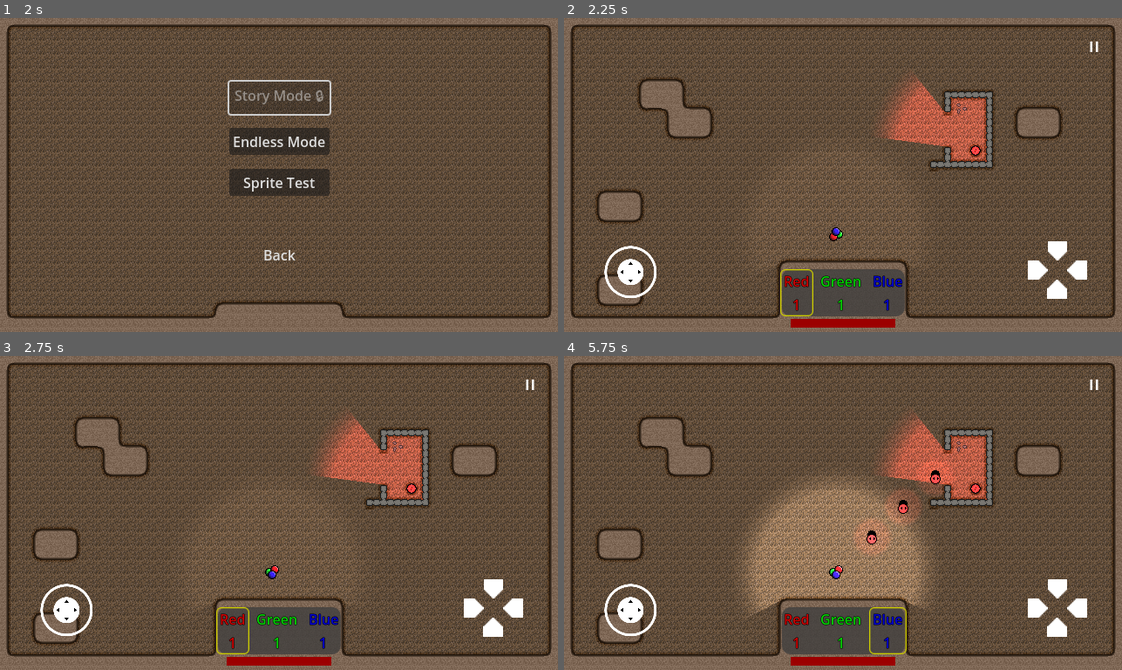
Above: before the commit, frames 1-4 (two rows, left to right).
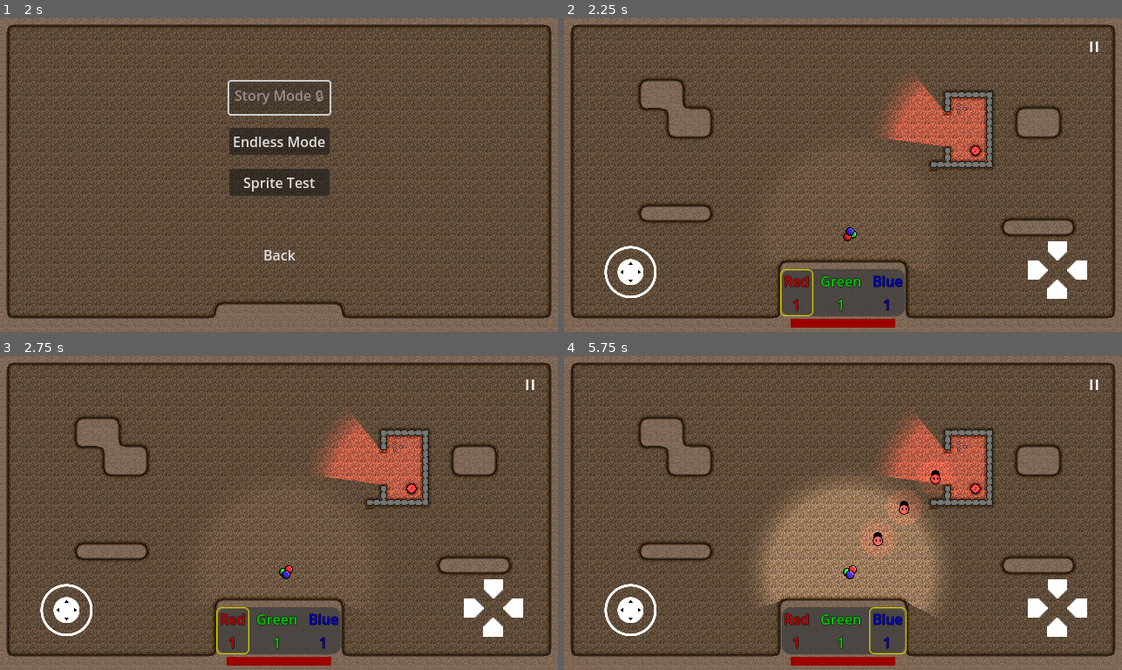
Above: after the commit, the same moments.

Repository: Degenerate-Games/shadows-below
Game: Godot game, scene res://scenes/menus/main_menu.tscn
Same seed, same stepped clock (60 frames per second), same inputs: the game is played once before the commit and once after it. Sound files missing from this copy of the repository are replaced by a short silence.
Inputs (mouse positions are in pixels of both pictures, inside the frame that each line leads up to):
- Up to frame 1 (2 s): click (279, 206) at 0.5 s; click (279, 206) at 1.25 s
- Up to frame 2 (2.25 s): click "Endless Mode" at 2 s
- Up to frame 3 (2.75 s): no input
- Up to frame 4 (5.75 s): tap Enter at 2.75 s; move the mouse to (965, 497) at 2.77 s; hold L (mixing_ui_right) 2.78-3.5 s; tap B (bake) at 2.85, 4.35 s; click (965, 497) at 2.92 s; drag from (731, 528) to (837, 572) at 3.52 s; move the mouse to (898, 443) at 4.27 s; hold L (mixing_ui_right) 4.28-5 s; drag from (815, 575) to (569, 516) at 5.02 s

Frame 1 is identical in both runs. In frame 2, 2.3% of the frame differs, in the area x 5-92%, y 54-92%; in frame 3, 2.3%; in frame 4, 4.2%, in the area x 5-92%, y 45-92%.
Error in both runs: Division by zero error in operator '/'. (res://scripts/room.gd:32)

Commit message:
Add spawn points for player

Diff:
--- a/scripts/level_generator.gd
+++ b/scripts/level_generator.gd
@@ -27,7 +27,10 @@
 	room_borders.append(Rect2i(x_tiles - 1, 0, x_tiles, y_tiles)) # Right
 	room_borders.append(Rect2i(0, y_tiles - 2, x_tiles, y_tiles)) # Bottom
 	room_borders.append(Rect2i(15, 17, 24, 21)) # Color UI
-	room_borders.append(Rect2i(17, 13, 22, 17)) # Player spawn
+	room_borders.append(Rect2i(0, y_tiles / 2 - 1, 2, y_tiles / 2 + 1)) # West Player Spawn
+	room_borders.append(Rect2i(x_tiles - 2, y_tiles / 2 - 1, x_tiles, y_tiles / 2 + 1)) # East Player Spawn
+	room_borders.append(Rect2i(x_tiles / 2 - 1, 0, x_tiles / 2 + 1, 2)) # North Player Spawn
+	room_borders.append(Rect2i(x_tiles / 2 - 1, y_tiles - 7, x_tiles / 2 + 1, y_tiles)) # South Player Spawn
 
 	obstacle_idxs = []
 	obstacle_idxs.append(1)
@@ -61,10 +64,27 @@
 	print("Drawing Room Frame")
 	room.set_pattern(0, Vector2i(0, 0), tile_map.tile_set.get_pattern(0))
 
+	# Place player spawn points
+	print("Placing Player Spawns")
+	var player_spawn = Node2D.new()
+	player_spawn.add_to_group("player_spawn")
+	player_spawn.name = "West Spawn"
+	player_spawn.position = Vector2i(2, y_tiles / 2) * tile_map.tile_set.tile_size + tile_map.tile_set.tile_size / 2
+	room.add_child(player_spawn.duplicate())
+	player_spawn.name = "East Spawn"
+	player_spawn.position = Vector2i(x_tiles - 3, y_tiles / 2) * tile_map.tile_set.tile_size + tile_map.tile_set.tile_size / 2
+	room.add_child(player_spawn.duplicate())
+	player_spawn.name = "North Spawn"
+	player_spawn.position = Vector2i(x_tiles / 2, 2) * tile_map.tile_set.tile_size + tile_map.tile_set.tile_size / 2
+	room.add_child(player_spawn.duplicate())
+	player_spawn.name = "South Spawn"
+	player_spawn.position = Vector2i(x_tiles / 2, y_tiles - 8) * tile_map.tile_set.tile_size + tile_map.tile_set.tile_size / 2
+	room.add_child(player_spawn)
+
 	# Place the player
 	print("Placing Player")
 	var player = get_tree().get_first_node_in_group("player")
-	player.position = Vector2i(19, 15) * tile_map.tile_set.tile_size + tile_map.tile_set.tile_size / 2
+	player.position = player_spawn.position
 	hud.get_node("ColorMixingUI").color_changed.connect(player._on_color_mixing_ui_color_changed)
 	player.handle_color_change(hud.get_node("ColorMixingUI").get_color())
 	player.shadow_collected.connect(hud.get_node("ColorMixingUI")._on_shadow_collected)
@@ -128,7 +148,7 @@
 	room.add_child(door.duplicate())
 	door.position = Vector2i(x_tiles / 2, y_tiles - 6) * tile_map.tile_set.tile_size + tile_map.tile_set.tile_size / 2
 	door.name = "South Door"
-	room.add_child(door.duplicate())
+	room.add_child(door)
 
 	# Add pause menu
 	print("Adding Pause Menu")
